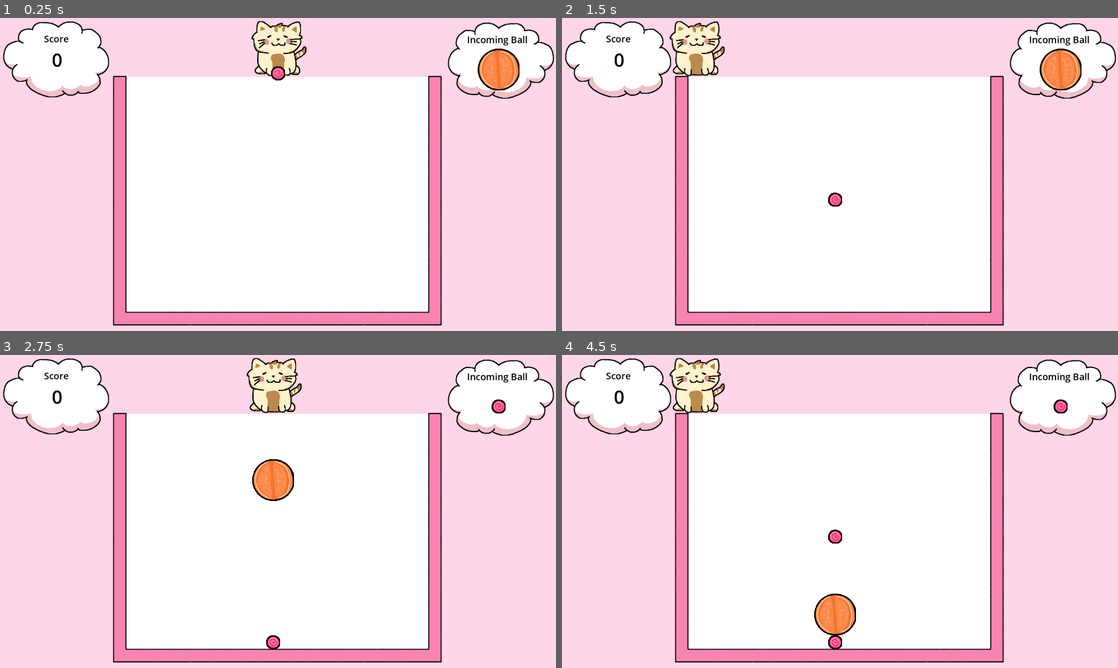
Above: before the commit, frames 1-4 (two rows, left to right).
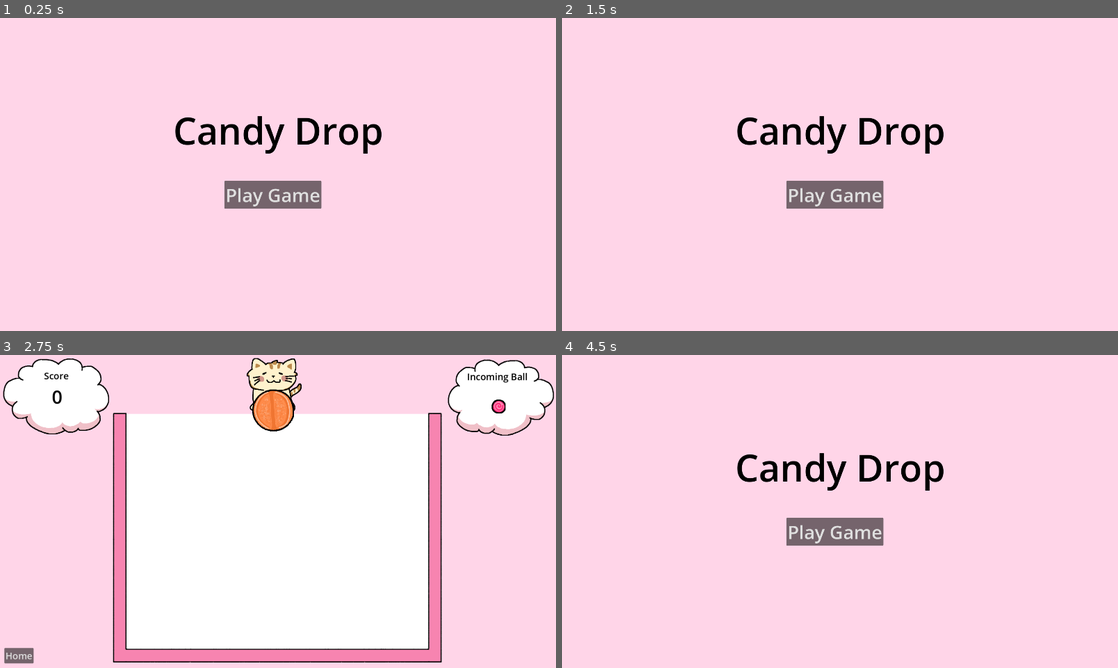
Above: after the commit, the same moments.

Repository: jadicodes/candy-drop
Game: Godot game, scene res://menus/home_menu.tscn
Same seed, same stepped clock (60 frames per second), same inputs: the game is played once before the commit and once after it. Before the commit the project starts from res://world/world.tscn.
Inputs (mouse positions are in pixels of both pictures, inside the frame that each line leads up to):
- Up to frame 1 (0.25 s): no input
- Up to frame 2 (1.5 s): click (834, 193) at 0.5 s, where only the run after the commit has a clickable "Play Game"; click (578, 318) at 1.25 s, where only the run after the commit has a clickable "Home"
- Up to frame 3 (2.75 s): click (272, 530) at 2 s, where only the run after the commit has a clickable "Play Game"
- Up to frame 4 (4.5 s): click (578, 655) at 2.75 s, where only the run after the commit has a clickable "Home"; click (834, 530) at 3.5 s, where only the run after the commit has a clickable "Play Game"; click (578, 655) at 4.25 s, where only the run after the commit has a clickable "Home"

The runs differ from the first frame. In frame 1, 55% of the frame differs, in the area x 0-100%, y 0-99%; in frame 2, 55%; in frame 3, 2.0%; in frame 4, 55%.

Commit message:
Add main menu

Diff:
--- /dev/null
+++ b/project/menus/home_menu.gd
@@ -0,0 +1,10 @@
+extends Control
+
+
+func _ready() -> void:
+	if !Sfx._return_playing():
+		Sfx.play_music()
+
+
+func _on_button_pressed():
+	get_tree().change_scene_to_file("res://world/world.tscn")
--- /dev/null
+++ b/project/menus/home_menu.tscn
@@ -0,0 +1,45 @@
+[gd_scene load_steps=2 format=3 uid="uid://cmurum0dh8twv"]
+
+[ext_resource type="Script" path="res://menus/home_menu.gd" id="1_fq1ym"]
+
+[node name="HomeMenu" type="Control"]
+layout_mode = 3
+anchors_preset = 15
+anchor_right = 1.0
+anchor_bottom = 1.0
+grow_horizontal = 2
+grow_vertical = 2
+script = ExtResource("1_fq1ym")
+
+[node name="ColorRect" type="ColorRect" parent="."]
+offset_right = 1920.0
+offset_bottom = 1080.0
+color = Color(1, 0.835294, 0.909804, 1)
+
+[node name="Label" type="Label" parent="."]
+layout_mode = 1
+anchors_preset = 8
+anchor_left = 0.5
+anchor_top = 0.5
+anchor_right = 0.5
+anchor_bottom = 0.5
+offset_left = -362.5
+offset_top = -240.5
+offset_right = 362.5
+offset_bottom = -65.5
+grow_horizontal = 2
+grow_vertical = 2
+theme_override_colors/font_color = Color(0, 0, 0, 1)
+theme_override_font_sizes/font_size = 128
+text = "Candy Drop"
+
+[node name="Button" type="Button" parent="."]
+layout_mode = 0
+offset_left = 775.0
+offset_top = 562.0
+offset_right = 1109.0
+offset_bottom = 658.0
+theme_override_font_sizes/font_size = 64
+text = "Play Game"
+
+[connection signal="pressed" from="Button" to="." method="_on_button_pressed"]
--- a/project/project.godot
+++ b/project/project.godot
@@ -11,7 +11,7 @@
 [application]
 
 config/name="Candy Drop"
-run/main_scene="res://world/world.tscn"
+run/main_scene="res://menus/home_menu.tscn"
 config/features=PackedStringArray("4.2", "GL Compatibility")
 config/icon="res://icon.svg"
 
@@ -31,8 +31,8 @@
 
 throw={
 "deadzone": 0.5,
-"events": [Object(InputEventMouseButton,"resource_local_to_scene":false,"resource_name":"","device":-1,"window_id":0,"alt_pressed":false,"shift_pressed":false,"ctrl_pressed":false,"meta_pressed":false,"button_mask":1,"position":Vector2(338, 1),"global_position":Vector2(342, 42),"factor":1.0,"button_index":1,"canceled":false,"pressed":true,"double_click":false,"script":null)
-, Object(InputEventKey,"resource_local_to_scene":false,"resource_name":"","device":-1,"window_id":0,"alt_pressed":false,"shift_pressed":false,"ctrl_pressed":false,"meta_pressed":false,"pressed":false,"keycode":0,"physical_keycode":32,"key_label":0,"unicode":32,"echo":false,"script":null)
+"events": [Object(InputEventKey,"resource_local_to_scene":false,"resource_name":"","device":-1,"window_id":0,"alt_pressed":false,"shift_pressed":false,"ctrl_pressed":false,"meta_pressed":false,"pressed":false,"keycode":0,"physical_keycode":32,"key_label":0,"unicode":32,"echo":false,"script":null)
+, Object(InputEventMouseButton,"resource_local_to_scene":false,"resource_name":"","device":-1,"window_id":0,"alt_pressed":false,"shift_pressed":false,"ctrl_pressed":false,"meta_pressed":false,"button_mask":1,"position":Vector2(99, 23),"global_position":Vector2(103, 64),"factor":1.0,"button_index":1,"canceled":false,"pressed":true,"double_click":true,"script":null)
 ]
 }
 
--- a/project/sfx/sfx.gd
+++ b/project/sfx/sfx.gd
@@ -1,5 +1,16 @@
 extends Control
+
+var playing := true
 
 
 func play_music() -> void:
-	$Music.play()
+	if playing:
+		$Music.play()
+
+
+func stop_music() -> void:
+	if !playing:
+		$Music.stop()
+
+func _return_playing():
+	return $Music.playing
--- a/project/world/world.gd
+++ b/project/world/world.gd
@@ -5,10 +5,6 @@
 var _can_throw := true
 var _bodies_in_lose_area := []
 var _entered := false
-
-
-func _ready() -> void:
-	Sfx.play_music()
 
 
 func _input(event: InputEvent) -> void:
@@ -113,3 +109,7 @@
 func _calculate_score():
 	var mult = _ball._return_multiplier()
 	$ScoreDisplay._add_to_score(10 * mult)
+
+
+func _on_home_button_pressed():
+	get_tree().change_scene_to_file("res://menus/home_menu.tscn")
--- a/project/world/world.tscn
+++ b/project/world/world.tscn
@@ -129,7 +129,16 @@
 
 [node name="ScoreDisplay" parent="." instance=ExtResource("6_y6sg2")]
 
+[node name="HomeButton" type="Button" parent="."]
+offset_left = 15.0
+offset_top = 1011.0
+offset_right = 116.0
+offset_bottom = 1064.0
+theme_override_font_sizes/font_size = 32
+text = "Home"
+
 [connection signal="timeout" from="Timer" to="." method="_on_timer_timeout"]
 [connection signal="body_entered" from="DangerLine" to="." method="_on_danger_line_body_entered"]
 [connection signal="body_exited" from="DangerLine" to="." method="_on_danger_line_body_exited"]
 [connection signal="timeout" from="LoseTimer" to="." method="_on_lose_timer_timeout"]
+[connection signal="pressed" from="HomeButton" to="." method="_on_home_button_pressed"]
Not shown, added: project/export_presets.cfg
Not shown, added: build.zip
Not shown, added: build/index.apple-touch-icon.png
Not shown, added: build/index.audio.worklet.js
Not shown, added: build/index.html
Not shown, added: build/index.icon.png
Not shown, added: build/index.js
Not shown, added: build/index.pck
Not shown, added: build/index.png
Not shown, added: build/index.wasm
Not shown, added: build/index.worker.js
